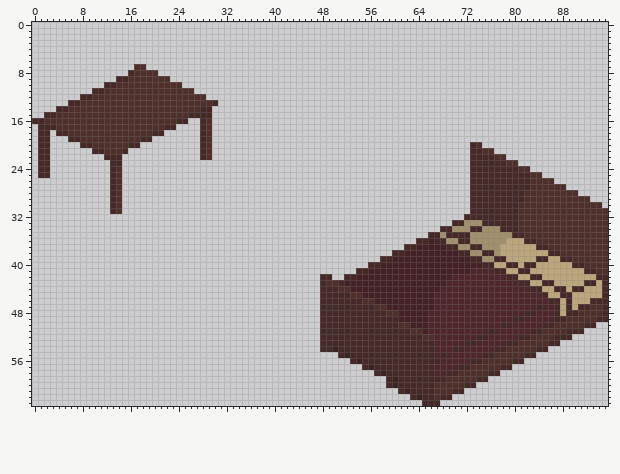
Two states of a pixel-art file, Assets/Sprites/interior-furniture.aseprite. The picture above was drawn from the file before the commit.
96x64 pixels, 1 frame. Colours within 5 levels of each other are drawn and written as one.
Once edited:
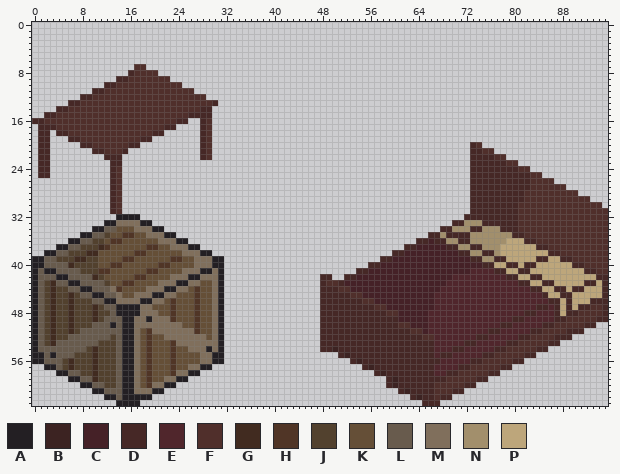
Palette (. is transparent): A #231f23  B #3c2322  C #452127  D #462826  E #50262c  F #502f2b  G #412b20  H #503526  J #52412e  K #654f37  L #685b4d  M #806f5c  N #a28f6c  P #bda67b
Change:
{"change": "layer \"Layer 7\" opacity 21% multiply added"}
{"where": "layers \"Layer 7\", \"Layer 6\""}
{"y":32,"x":14,"old":"....","new":"AAAA"}
{"y":33,"x":12,"old":"........","new":"AAMMMMAA"}
{"y":34,"x":10,"old":"............","new":"AALLKKKMMMAA"}
{"y":35,"x":8,"old":"................","new":"AALLJKKHHKKMMMAA"}
{"y":36,"x":6,"old":"....................","new":"AALLJJKHHKKKKKKMMMAA"}
{"y":37,"x":4,"old":"........................","new":"AALLJJJGHKKKKKKHHKKMMMAA"}
{"y":38,"x":2,"old":"............................","new":"AALLJJJGGKKKKKKHHKKKKKKMMMAA"}
{"y":39,"x":0,"old":"................................","new":"AALLJJJGGJJKKKKHHKKKKKKHHKKMMMAA"}
{"y":40,"x":0,"old":"................................","new":"AALLLLGJJJJKKHHKKKKKKHHKKKKMMMAA"}
{"y":41,"x":0,"old":"................................","new":"ALAALLLLJJJHHKKKKKKHHKKKKMMMAAMA"}
{"y":42,"x":0,"old":"................................","new":"ALLLAALLLLGJKKKKKHHKKKKMMMAAMMMA"}
{"y":43,"x":0,"old":"................................","new":"ALJGLLAALLLLJKKHHKKKKMMMAAMMKKMA"}
{"y":44,"x":0,"old":"................................","new":"ALJGJJLLAALLLMHKKKKMMMAAMMKHKKMA"}
{"y":45,"x":0,"old":"................................","new":"ALJGJJGJLLAALLMKKMMMAAMMKKKHKKMA"}
{"y":46,"x":0,"old":"................................","new":"ALJGJJGJJJLLAAMMMMAAMMKHKKKHKKMA"}
{"y":47,"x":0,"old":"................................","new":"ALJGJJGJJJGJLLAAAAMMKKKHKKKHKKMA"}
{"y":48,"x":0,"old":"................................","new":"ALJGJJGJJJGJJLAAAAMMMKKHKKKHKKMA"}
{"y":49,"x":0,"old":"................................","new":"ALJGJJGJJJGJLLLAAMMAMMMHKKKHKKMA"}
{"y":50,"x":0,"old":"................................","new":"ALJGJJGJJJLLLALAAMMMMMMMMKKHKKMA"}
{"y":51,"x":0,"old":"................................","new":"ALJGJJGJLLLLLLLAAMKHMMMMMMMHKKMA"}
{"y":52,"x":0,"old":"................................","new":"ALJGJJLLLLLLLJLAAMKHKKMMMMMMMKMA"}
{"y":53,"x":0,"old":"................................","new":"ALJGLLLLLLLJJJLAAMKHKKKHMMMMMMMA"}
{"y":54,"x":0,"old":"................................","new":"ALLLLLLLLJGJJJLAAMKHKKKHKKMMMAMA"}
{"y":55,"x":0,"old":"................................","new":"AALALLLJJJGJJJLAAMKHKKKHKKKKMMAA"}
{"y":56,"x":0,"old":"................................","new":"AALLLJGJJJGJJJLAAMKHKKKHKKKKMMAA"}
{"y":57,"x":2,"old":"............................","new":"AALJGJJJGJJJLAAMKHKKKHKKMMAA"}
{"y":58,"x":4,"old":"........................","new":"AALLJJGJJJLAAMKHKKKHMMAA"}
{"y":59,"x":6,"old":"....................","new":"AALLGJJJLAAMKHKKMMAA"}
{"y":60,"x":8,"old":"................","new":"AALLJJLAAMKHMMAA"}
{"y":61,"x":10,"old":"............","new":"AALLLAAMMMAA"}
{"y":62,"x":12,"old":"........","new":"AALAAAAA"}
{"y":63,"x":14,"old":"....","new":"AAAA"}
{"label":"added","picture_box":[32,214,224,406]}
